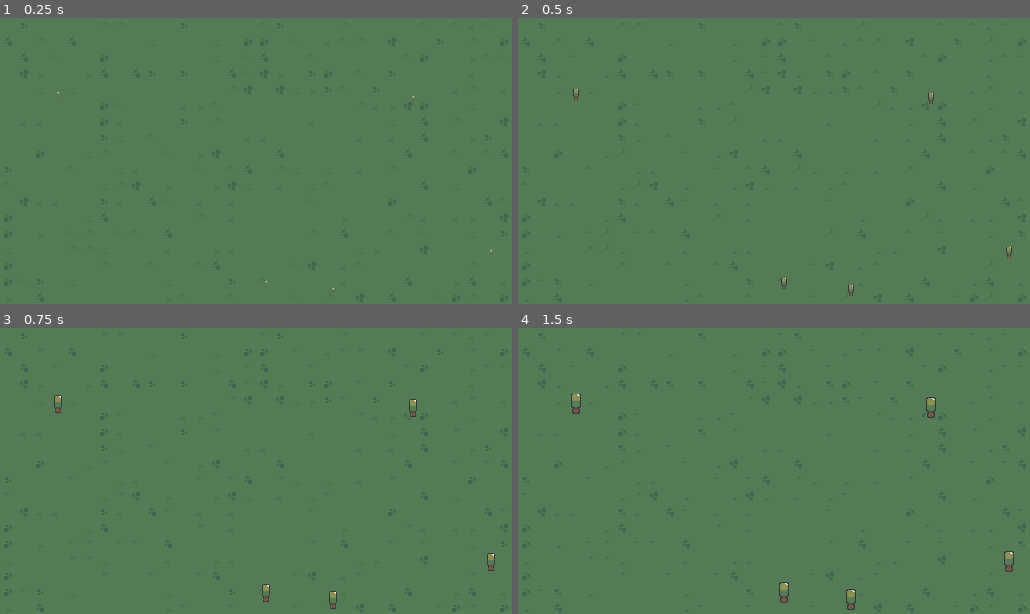
Above: before the commit, frames 1-4 (two rows, left to right).
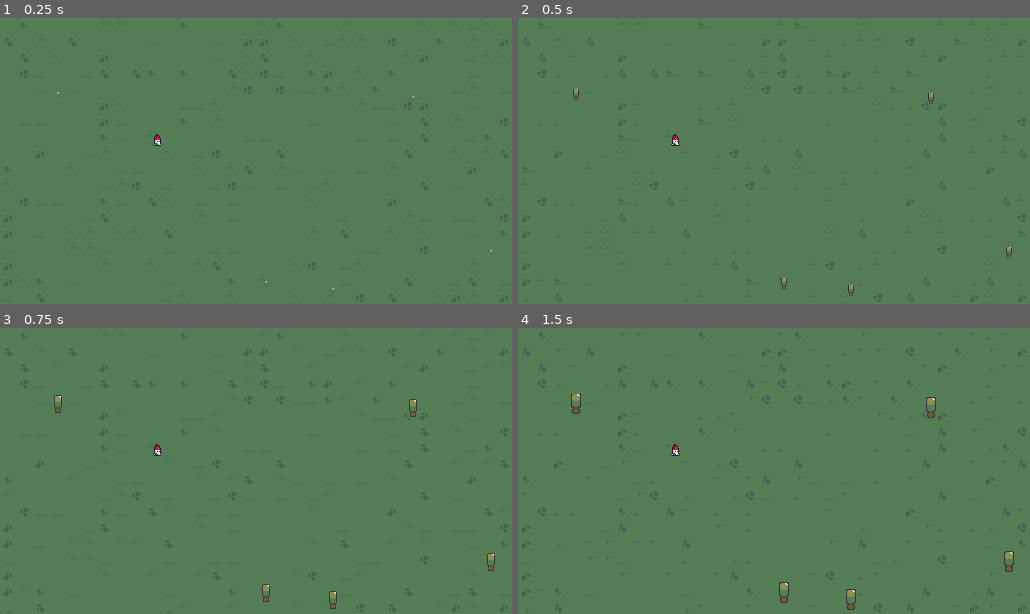
Above: after the commit, the same moments.

Repository: CosmicGamesDev/WildJam70
Game: Godot game, scene res://world.tscn
The game is run twice, just before and just after one commit, with the same random seed, the same clock (stepped at 60 frames per second) and the same inputs.
Inputs (mouse positions are in pixels of both pictures, inside the frame that each line leads up to):
- Up to frame 1 (0.25 s): no input
- Up to frame 2 (0.5 s): no input
- Up to frame 3 (0.75 s): move the mouse to (266, 593) at 0.52 s; click (266, 593) at 0.6 s
- Up to frame 4 (1.5 s): move the mouse to (932, 408) at 1.27 s; click (932, 408) at 1.35 s

The runs differ from the first frame. In frame 1, less than 0.1% of the frame differs, in the area x 29-32%, y 40-45%; in frame 2, less than 0.1%; in frame 3, less than 0.1%; in frame 4, less than 0.1%.

Commit message:
Gnome added

Diff:
--- /dev/null
+++ b/gnome.gd
@@ -0,0 +1,18 @@
+extends CharacterBody2D
+
+
+const SPEED = 300.0
+
+@onready var nav_agent := $NavigationAgent2D as NavigationAgent2D
+
+
+func _physics_process(_delta: float) -> void:
+	if Input.is_action_just_pressed("click"):
+		makepath(get_global_mouse_position())
+	var direction = to_local(nav_agent.get_next_path_position()).normalized()
+	velocity = direction * SPEED
+	move_and_slide()
+
+func makepath(target):
+	nav_agent.target_position = target
+	print(nav_agent.target_position)
--- /dev/null
+++ b/gnome.tscn
@@ -0,0 +1,22 @@
+[gd_scene load_steps=4 format=3 uid="uid://x1bv33ulsr3x"]
+
+[ext_resource type="Script" path="res://gnome.gd" id="1_y4xf0"]
+[ext_resource type="Texture2D" uid="uid://bjst2id7mbsmn" path="res://gnome.png" id="2_x00rq"]
+
+[sub_resource type="CapsuleShape2D" id="CapsuleShape2D_ehrkl"]
+radius = 4.0
+height = 10.0
+
+[node name="Gnome" type="CharacterBody2D"]
+script = ExtResource("1_y4xf0")
+
+[node name="NavigationAgent2D" type="NavigationAgent2D" parent="."]
+path_max_distance = 2000.0
+debug_enabled = true
+
+[node name="CollisionShape2D" type="CollisionShape2D" parent="."]
+position = Vector2(0, 2)
+shape = SubResource("CapsuleShape2D_ehrkl")
+
+[node name="Sprite2D" type="Sprite2D" parent="."]
+texture = ExtResource("2_x00rq")
--- a/project.godot
+++ b/project.godot
@@ -28,6 +28,14 @@
 window/vsync/vsync_mode=0
 mouse_cursor/custom_image="res://default_cursor.png"
 
+[input]
+
+click={
+"deadzone": 0.5,
+"events": [Object(InputEventMouseButton,"resource_local_to_scene":false,"resource_name":"","device":-1,"window_id":0,"alt_pressed":false,"shift_pressed":false,"ctrl_pressed":false,"meta_pressed":false,"button_mask":1,"position":Vector2(259, 25),"global_position":Vector2(263, 66),"factor":1.0,"button_index":1,"canceled":false,"pressed":true,"double_click":false,"script":null)
+]
+}
+
 [rendering]
 
 textures/canvas_textures/default_texture_filter=0
--- a/tree.tscn
+++ b/tree.tscn
@@ -16,6 +16,33 @@
 shader_parameter/square_border = false
 shader_parameter/offset = null
 shader_parameter/max_or_add = false
+
+[sub_resource type="Animation" id="Animation_bdrq0"]
+length = 0.001
+tracks/0/type = "value"
+tracks/0/imported = false
+tracks/0/enabled = true
+tracks/0/path = NodePath(".:scale")
+tracks/0/interp = 1
+tracks/0/loop_wrap = true
+tracks/0/keys = {
+"times": PackedFloat32Array(0),
+"transitions": PackedFloat32Array(1),
+"update": 0,
+"values": [Vector2(0.1, 0.1)]
+}
+tracks/1/type = "value"
+tracks/1/imported = false
+tracks/1/enabled = true
+tracks/1/path = NodePath("ClickableArea/CollisionShape2D:disabled")
+tracks/1/interp = 1
+tracks/1/loop_wrap = true
+tracks/1/keys = {
+"times": PackedFloat32Array(0),
+"transitions": PackedFloat32Array(1),
+"update": 1,
+"values": [true]
+}
 
 [sub_resource type="Animation" id="Animation_m8pvx"]
 resource_name = "grow"
@@ -42,33 +69,6 @@
 "transitions": PackedFloat32Array(1, 1),
 "update": 1,
 "values": [true, false]
-}
-
-[sub_resource type="Animation" id="Animation_bdrq0"]
-length = 0.001
-tracks/0/type = "value"
-tracks/0/imported = false
-tracks/0/enabled = true
-tracks/0/path = NodePath(".:scale")
-tracks/0/interp = 1
-tracks/0/loop_wrap = true
-tracks/0/keys = {
-"times": PackedFloat32Array(0),
-"transitions": PackedFloat32Array(1),
-"update": 0,
-"values": [Vector2(0.1, 0.1)]
-}
-tracks/1/type = "value"
-tracks/1/imported = false
-tracks/1/enabled = true
-tracks/1/path = NodePath("ClickableArea/CollisionShape2D:disabled")
-tracks/1/interp = 1
-tracks/1/loop_wrap = true
-tracks/1/keys = {
-"times": PackedFloat32Array(0),
-"transitions": PackedFloat32Array(1),
-"update": 1,
-"values": [true]
 }
 
 [sub_resource type="AnimationLibrary" id="AnimationLibrary_pr238"]
--- a/world.tscn
+++ b/world.tscn
@@ -7,6 +7,7 @@
 [ext_resource type="Texture2D" uid="uid://bs2vte5vkhfnh" path="res://fantasy_ [version 2.0]/taiga_/taiga_.png" id="5_eweil"]
 [ext_resource type="Texture2D" uid="uid://c0pfrg05xfjiy" path="res://fantasy_ [version 2.0]/taiga_/taiga_ [resources].png" id="6_baqey"]
 [ext_resource type="Script" path="res://tree_manager.gd" id="7_ixj5f"]
+[ext_resource type="PackedScene" uid="uid://x1bv33ulsr3x" path="res://gnome.tscn" id="8_sf6dk"]
 
 [sub_resource type="TileSetAtlasSource" id="TileSetAtlasSource_texkk"]
 texture = ExtResource("1_7k2nv")
@@ -428,4 +429,7 @@
 wait_time = 5.0
 one_shot = true
 
+[node name="Gnome" parent="." instance=ExtResource("8_sf6dk")]
+position = Vector2(158, 121)
+
 [connection signal="timeout" from="TreeManager/SpawnTimer" to="TreeManager" method="_on_spawn_timer_timeout"]
Binary file added: gnome.png
Not shown, added: gnome.png.import
Not shown: 1 places in world.tscn that only renumber resources
